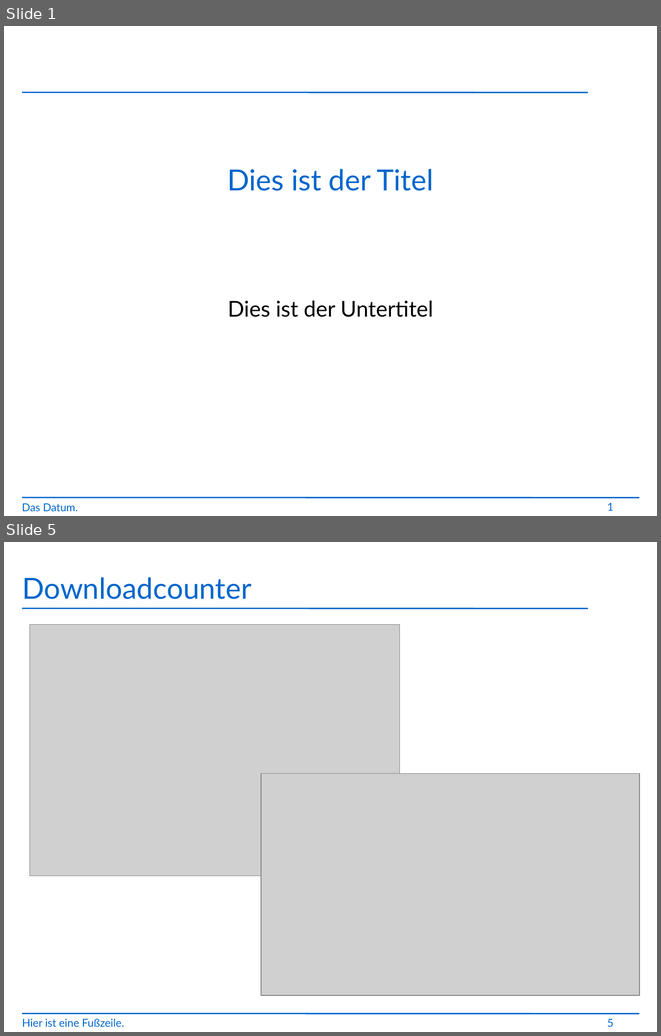
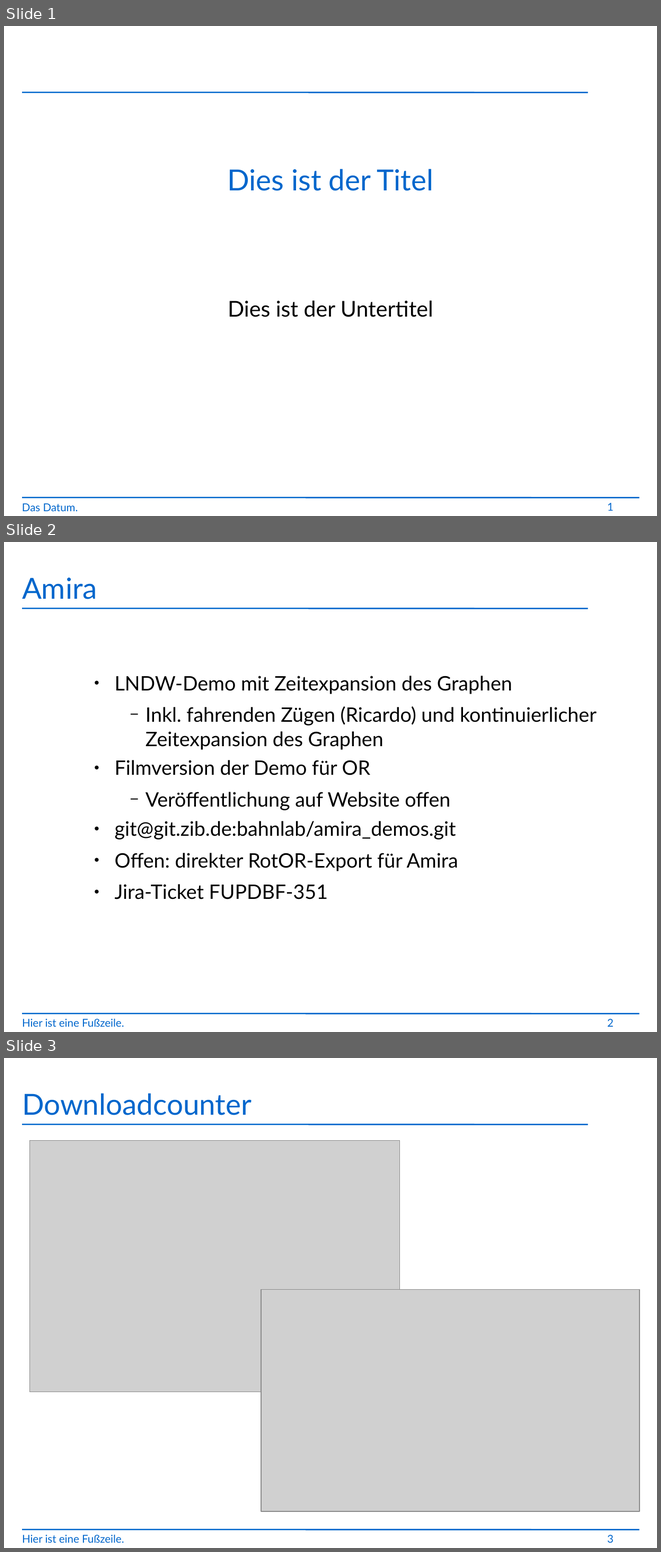
Before and after one commit to jbushe/presentations, a slide deck: presentation.odp. Shown one above the other, each under a label of ours: slides 1 and 5 before the commit, slides 1, 2 and 3 after it; the slides between them are not shown. The pictures are 661x1036 and 661x1552 pixels, drawn with LibreOffice and Linux fonts; fonts in the diff are those of the drawing; grey boxes stand for pictures; background and template pictures are left out. Boxes give left, top, right and bottom in pixels: in the first picture for what was removed or moved away, otherwise in the second. Text is boxed around its words. In the diff, an @@ line names an element or a change of style, - is before the commit and + after.

```diff
--- a/presentation.odp
+++ b/presentation.odp
@@ slide 2 added at (x1=4, y1=542, x2=657, y2=1032), background #FFFFFF; not listed: 2 template elements that a slide beside it also shows @@
@@ title added at (x1=22, y1=578, x2=97, y2=599), 32 pt, text #0066CC @@
+Amira
@@ text added at (x1=115, y1=676, x2=597, y2=899), 22 pt, text #000000 @@
+    ● LNDW-Demo mit Zeitexpansion des Graphen
+      − Inkl. fahrenden Zügen (Ricardo) und kontinuierlicher Zeitexpansion des Graphen
+    ● Filmversion der Demo für OR
+      − Veröffentlichung auf Website offen
+    ● git@git.zib.de:bahnlab/amira_demos.git
+    ● Offen: direkter RotOR-Export für Amira
+    ● Jira-Ticket FUPDBF-351
@@ text added at (x1=22, y1=1018, x2=124, y2=1026), 12 pt, text #0066CC @@
+Hier ist eine Fußzeile.
@@ page number added at (x1=607, y1=1018, x2=614, y2=1026), 12 pt, text #0066CC @@
+2
@@ what was slide 5 is now slide 3 @@
@@ page number at (x1=607, y1=1534, x2=614, y2=1542): text changed @@
-5
+3
```
Also in this commit, not shown: 3 slides changed, 6 slides removed.
